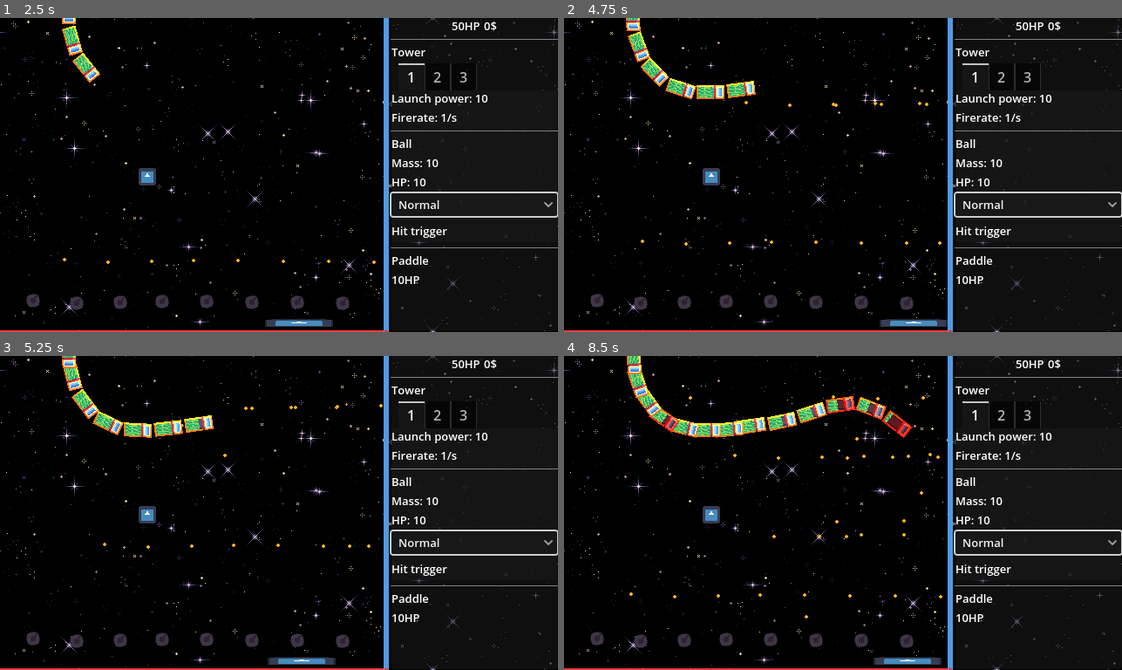
Above: before the commit, frames 1-4 (two rows, left to right).
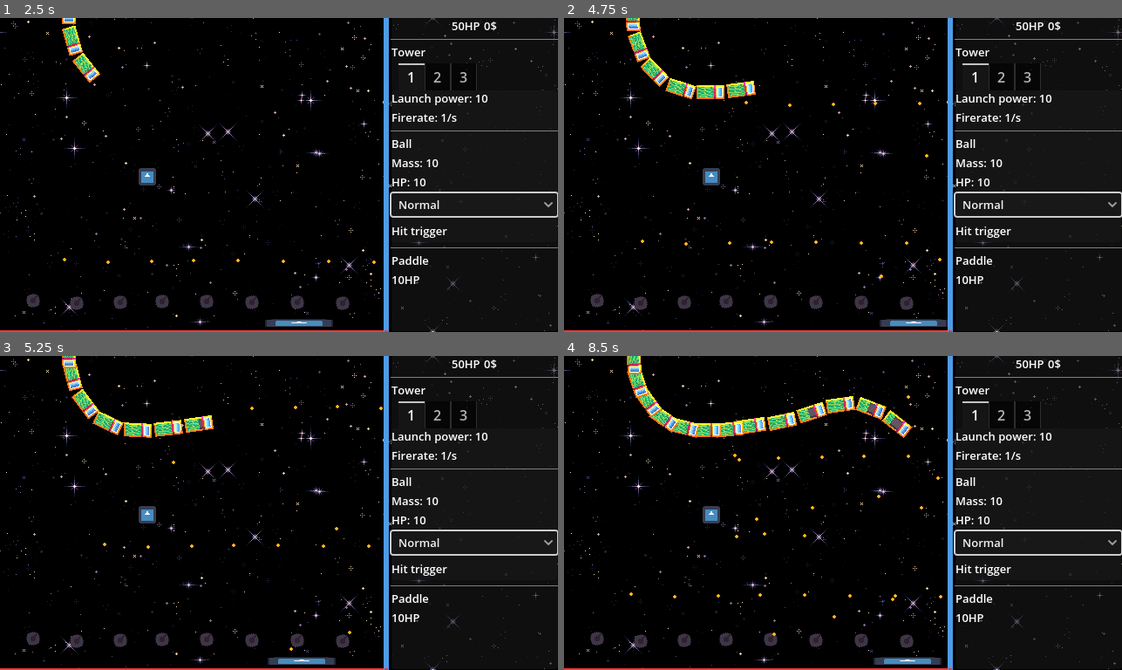
Above: after the commit, the same moments.

Repository: xefensor/tower-breakout
Game: Godot game, scene res://game.tscn
Two runs of this game, one before a commit and one after it. Both use one fixed random seed, a clock stepped at 60 frames per second and the inputs below. The engine's default icon, where the game draws it, is replaced by a stand-in: a white triangle on a blue panel in a dark square.
Inputs (mouse positions are in pixels of both pictures, inside the frame that each line leads up to):
- Up to frame 1 (2.5 s): click "Normal" at 0.5 s; click "Normal" at 1.25 s; move the mouse to (33, 300) at 2.02 s; press the mouse at (33, 300) at 2.03 s; hold D (paddle_right) from 2.03 s (still down)
- Up to frame 2 (4.75 s): move the mouse to (904, 303) at 2.77 s; release D (paddle_right) at 2.78 s; release the mouse at (904, 303) at 2.78 s; hold A (paddle_left) 2.78-3.53 s; click (904, 303) at 2.85 s; move the mouse to (859, 303) at 3.52 s; press the mouse at (859, 303) at 3.53 s; hold D (paddle_right) from 3.53 s (still down); move the mouse to (815, 303) at 4.27 s; release the mouse at (815, 303) at 4.28 s; click (815, 303) at 4.35 s
- Up to frame 3 (5.25 s): move the mouse to (206, 638) at 5.02 s; release D (paddle_right) at 5.03 s; press the mouse at (206, 638) at 5.03 s; hold A (paddle_left) from 5.03 s (still down)
- Up to frame 4 (8.5 s): move the mouse to (725, 638) at 5.77 s; release the mouse at (725, 638) at 5.78 s; click (725, 638) at 5.85 s; move the mouse to (686, 641) at 6.52 s; press the mouse at (686, 641) at 6.53 s; move the mouse to (642, 641) at 7.27 s; release A (paddle_left) at 7.28 s; release the mouse at (642, 641) at 7.28 s; hold D (paddle_right) from 7.28 s (still down); click (642, 641) at 7.35 s; move the mouse to (965, 497) at 8.02 s; press the mouse at (965, 497) at 8.03 s

Frame 1 is identical in both runs. In frame 2, less than 0.1% of the frame differs, in the area x 48-68%, y 26-83%; in frame 3, less than 0.1%; in frame 4, 0.9%, in the area x 15-68%, y 12-90%.

Commit message:
Refactor ball bounce types

Diff:
--- a/balls/ball.gd
+++ b/balls/ball.gd
@@ -4,16 +4,9 @@
 
 signal hitted_damageable(collision_info: KinematicCollision2D)
 
-enum BounceType {
-	NORMAL,
-	REVERSE,
-	SNIPER,
-	CANNON,
-	}
-
 @export var weight: int = 10
 @export var _health: Health
-@export var bounce_type: BounceType
+@export var bounce: Bounce
 @export var bounce_audio_player: OneShotAudioPlayer
 
 @export var triggers: Array[Trigger]
@@ -50,44 +43,10 @@
 		hitted_enemy = true
 
 	bounce_audio_player.one_shot_play(Level.instance)
-	velocity = calculate_bounce(bounce_type, collision_info, hitted_enemy)
+	velocity = bounce.calculate_bounce(self, collision_info, hitted_enemy) + collision_info.get_collider_velocity() * 0.5
 
 	_health.take_damage(1)
 	move_and_collide(velocity * delta)
-
-
-func calculate_bounce(_bounce_type: BounceType, collision_info: KinematicCollision2D, hitted_enemy: bool) -> Vector2:
-	var normal: Vector2 = collision_info.get_normal()
-	var bounce: Vector2 = velocity.bounce(normal)
-
-	match _bounce_type:
-		BounceType.NORMAL:
-			bounce = velocity.bounce(normal)
-
-		BounceType.REVERSE:
-			bounce = velocity.rotated(PI)
-
-		BounceType.SNIPER:
-			if not hitted_enemy:
-				var enemies := get_tree().get_nodes_in_group("enemies")
-
-				if enemies:
-					var nearest_node: Node2D = null
-					var nearest_distance: float = INF
-
-					for node in enemies:
-						var dist: float = global_position.distance_to(node.global_position)
-						if dist < nearest_distance:
-							nearest_distance = dist
-							nearest_node = node
-
-					bounce = (nearest_node.global_position - global_position).normalized() * velocity.length()
-
-		BounceType.CANNON:
-			if collision_info.get_collider().is_queued_for_deletion():
-				bounce = velocity
-
-	return bounce + collision_info.get_collider_velocity() * 0.5
 
 
 func _on_death() -> void:
--- a/balls/ball.tscn
+++ b/balls/ball.tscn
@@ -1,8 +1,9 @@
-[gd_scene load_steps=15 format=3 uid="uid://c4ko46xi0u27d"]
+[gd_scene load_steps=17 format=3 uid="uid://c4ko46xi0u27d"]
 
 [ext_resource type="Script" uid="uid://dqe2rhlr6ul7l" path="res://balls/ball.gd" id="1_ht7ih"]
 [ext_resource type="Script" uid="uid://1lv2acxyuxrg" path="res://systems/health.gd" id="2_5j7o3"]
 [ext_resource type="Texture2D" uid="uid://vtd73b733fi" path="res://balls/ball.png" id="2_ota7r"]
+[ext_resource type="Script" uid="uid://trv008xtwxj8" path="res://balls/bounces/reverse_bounce.gd" id="3_yf0cp"]
 [ext_resource type="Script" uid="uid://cau3888oy20w3" path="res://balls/triggers/trigger.gd" id="3_ysyxj"]
 [ext_resource type="AudioStream" uid="uid://kqgf22uwfx0j" path="res://balls/bounce.wav" id="4_f1tw0"]
 [ext_resource type="Script" uid="uid://dj1uxgc1eib5s" path="res://balls/effects/effect.gd" id="4_yf0cp"]
@@ -14,6 +15,10 @@
 resource_local_to_scene = true
 script = ExtResource("2_5j7o3")
 metadata/_custom_type_script = "uid://1lv2acxyuxrg"
+
+[sub_resource type="Resource" id="Resource_7pftd"]
+script = ExtResource("3_yf0cp")
+metadata/_custom_type_script = "uid://trv008xtwxj8"
 
 [sub_resource type="Resource" id="Resource_5hrr2"]
 script = ExtResource("5_7pftd")
@@ -37,6 +42,7 @@
 collision_mask = 35
 script = ExtResource("1_ht7ih")
 _health = SubResource("Resource_ota7r")
+bounce = SubResource("Resource_7pftd")
 bounce_audio_player = NodePath("OneShotAudioPlayer")
 triggers = Array[ExtResource("3_ysyxj")]([SubResource("Resource_o703g")])
 metadata/_custom_type_script = "uid://dqe2rhlr6ul7l"
--- /dev/null
+++ b/balls/bounces/basic_bounce.gd
@@ -0,0 +1,9 @@
+class_name BasicBounce
+extends Bounce
+
+
+func calculate_bounce(ball: Ball, collision_info: KinematicCollision2D,
+ _hitted_enemy: bool) -> Vector2:
+	var normal: Vector2 = collision_info.get_normal()
+	var bounce: Vector2 = ball.velocity.bounce(normal)
+	return bounce
--- /dev/null
+++ b/balls/bounces/bounce.gd
@@ -0,0 +1,8 @@
+@abstract
+class_name Bounce
+extends Resource
+
+
+@abstract
+func calculate_bounce(ball: Ball, collision_info: KinematicCollision2D,
+ hitted_enemy: bool) -> Vector2
--- /dev/null
+++ b/balls/bounces/cannon_bounce.gd
@@ -0,0 +1,11 @@
+class_name CannonBounce
+extends Bounce
+
+
+func calculate_bounce(ball: Ball, collision_info: KinematicCollision2D,
+ _hitted_enemy: bool) -> Vector2:
+	var normal: Vector2 = collision_info.get_normal()
+	var bounce: Vector2 = ball.velocity.bounce(normal)
+	if collision_info.get_collider().is_queued_for_deletion():
+		bounce = ball.velocity
+	return bounce
--- /dev/null
+++ b/balls/bounces/reverse_bounce.gd
@@ -0,0 +1,8 @@
+class_name ReverseBounce
+extends Bounce
+
+
+func calculate_bounce(ball: Ball, _collision_info: KinematicCollision2D,
+ _hitted_enemy: bool) -> Vector2:
+	var bounce: Vector2 = ball.velocity.rotated(PI)
+	return bounce
--- /dev/null
+++ b/balls/bounces/sniper_bounce.gd
@@ -0,0 +1,28 @@
+class_name SniperBounce
+extends Bounce
+
+
+func calculate_bounce(ball: Ball, collision_info: KinematicCollision2D,
+ hitted_enemy: bool) -> Vector2:
+	var normal: Vector2 = collision_info.get_normal()
+	var bounce: Vector2 = ball.velocity.bounce(normal)
+
+	if hitted_enemy:
+		return bounce
+
+	var enemies := ball.get_tree().get_nodes_in_group("enemies")
+
+	if not enemies:
+		return bounce
+
+	var nearest_node: Node2D = null
+	var nearest_distance: float = INF
+
+	for node in enemies:
+		var dist: float = ball.global_position.distance_to(node.global_position)
+		if dist < nearest_distance:
+			nearest_distance = dist
+			nearest_node = node
+
+	bounce = (nearest_node.global_position - ball.global_position).normalized() * ball.velocity.length()
+	return bounce
Not shown, added: balls/bounces/basic_bounce.gd.uid
Not shown, added: balls/bounces/bounce.gd.uid
Not shown, added: balls/bounces/cannon_bounce.gd.uid
Not shown, added: balls/bounces/reverse_bounce.gd.uid
Not shown, added: balls/bounces/sniper_bounce.gd.uid
